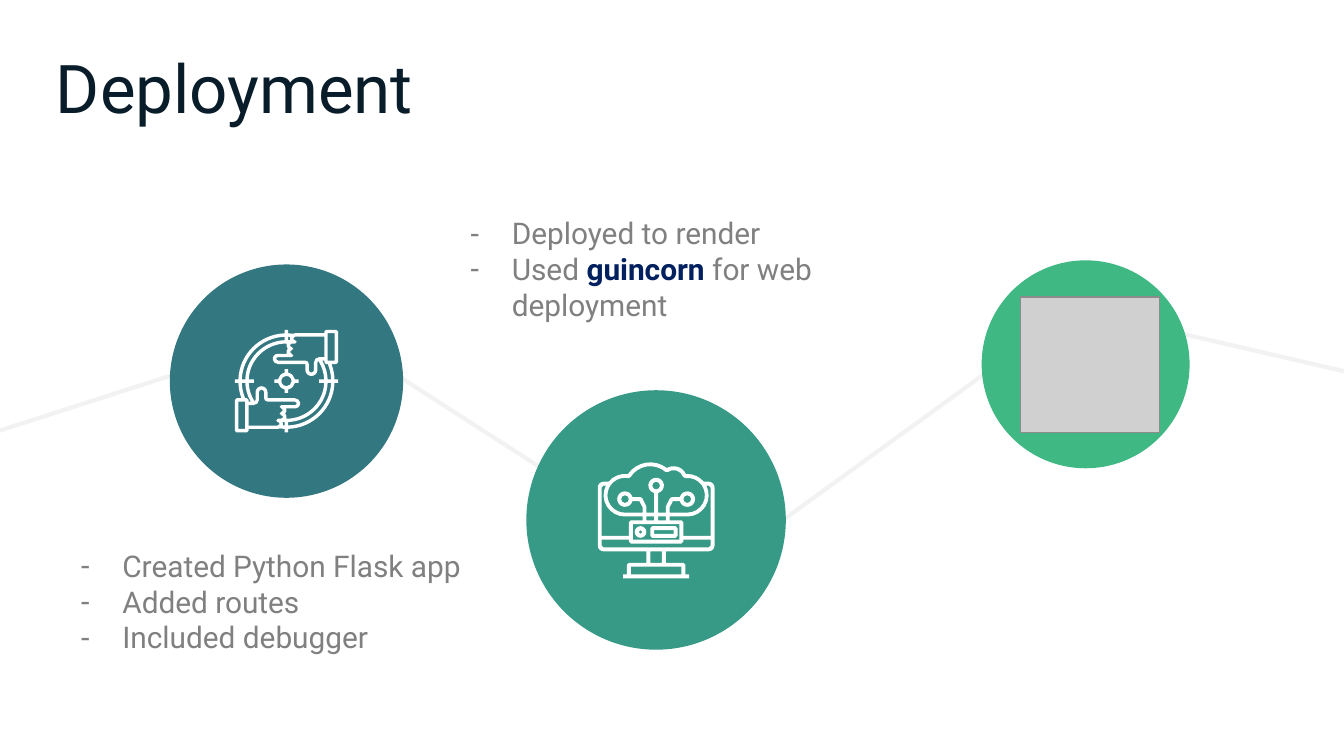
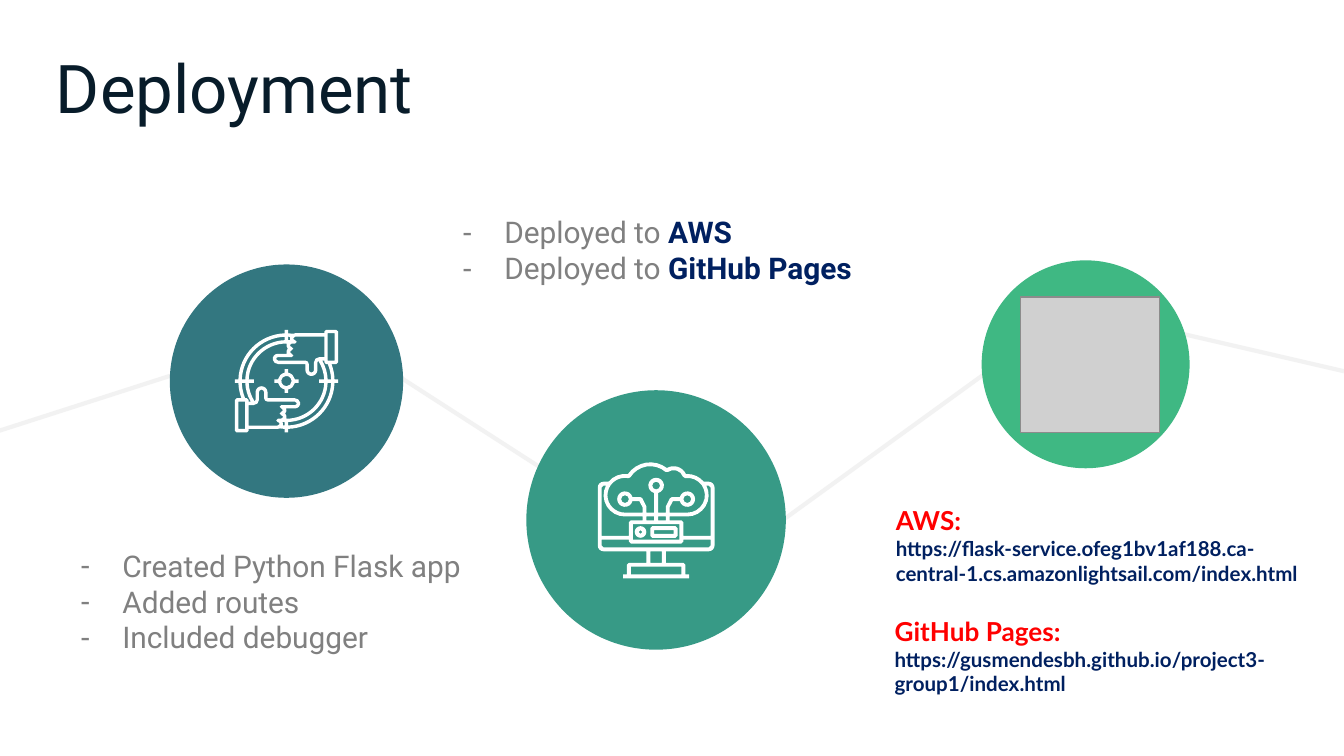
Before and after one commit to gusmendesbh/project3-group1, a slide deck: slide 10 of presentation/Group3_NFL_slides.pptx. Drawn at 1344x756 pixels with LibreOffice and Linux fonts; fonts in the diff are those of the drawing; grey boxes stand for pictures. Boxes give left, top, right and bottom in pixels: in the first picture for what was removed or moved away, otherwise in the second. Text is boxed around its words. In the diff, an @@ line names an element or a change of style, - is before the commit and + after.

```diff
--- a/presentation/Group3_NFL_slides.pptx
+++ b/presentation/Group3_NFL_slides.pptx
@@ text at (x1=504, y1=220, x2=851, y2=286): text changed @@
-– Deployed to render
-– Used guincorn for web deployment
+– Deployed to AWS
+– Deployed to GitHub Pages
@@ text added at (x1=896, y1=511, x2=1298, y2=585), 11 pt, text #002060, bold @@
+AWS:
+https://flask-service.ofeg1bv1af188.ca-central-1.cs.amazonlightsail.com/index.html
@@ text added at (x1=895, y1=621, x2=1265, y2=695), 11 pt, text #002060, bold @@
+GitHub Pages:
+https://gusmendesbh.github.io/project3-group1/index.html
```
Also in this commit, not shown: 23 other files.
